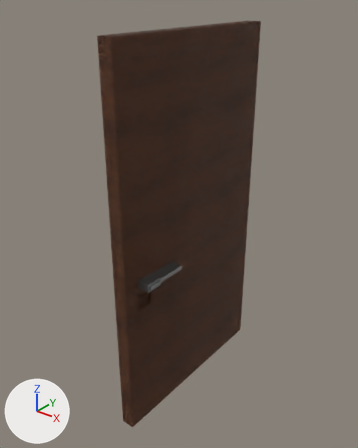
An edit to the Blender file VRRage-VR/assets/models/office/blendfiles/storeroom_door.blend, drawn before and after from the same camera.
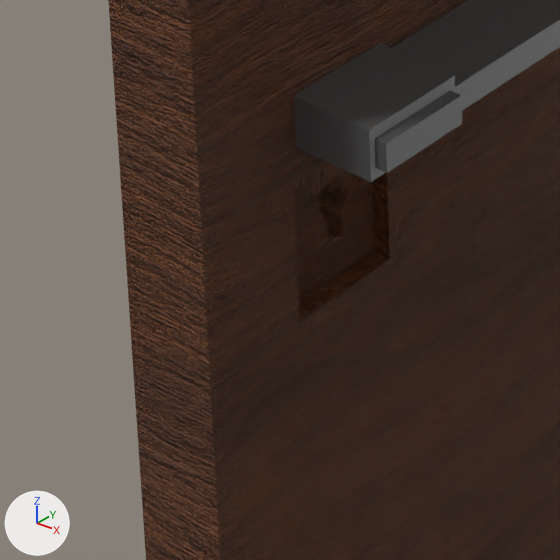
Each version appears first whole from a 50 mm camera at (3.2, -4.21, 2.59) aimed at (-0.11, -0.08, 0.03), and next in a close-up on the part from 27% to 49% of the width and 60% to 77% of the height. Lighting does not change. The marker at lower left points along +X, +Y and +Z.

Names of what the first close-up shows: 'storeroom_door-rigid'.
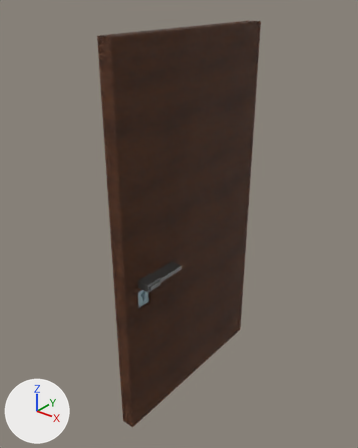
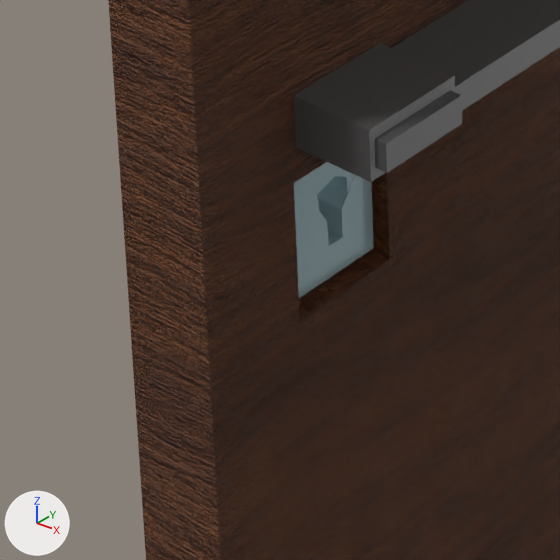
Location of each change, (x1, y1, x2, y2) in pixels of the close-ups (560 x 560 px):
part 1 of me_cube_004, recoloured
    both: (294, 162, 374, 298)

The edits, one by one:
Material 'keyhole' (mat_keyhole) is new.
Its base color is (0.485, 0.651, 0.694) (light grey #b9d3d9).
Its metallic is 0.537.
Its roughness is 0.13.
me_cube_004 has 138 vertices, 129 faces and spans x -0.23..0.25, y -1.2..1.2, z -2.2..2.2.
me_cube_004 is used by ob_storeroom_door_rigid; location (0.0, 0.0, 0.0).
me_cube_004 part 1: all 13 faces centred in x -0.05..0.05, y -0.93..-0.87, z -0.55..-0.43 switch from mat_door to mat_keyhole (light grey #b9d3d9).
